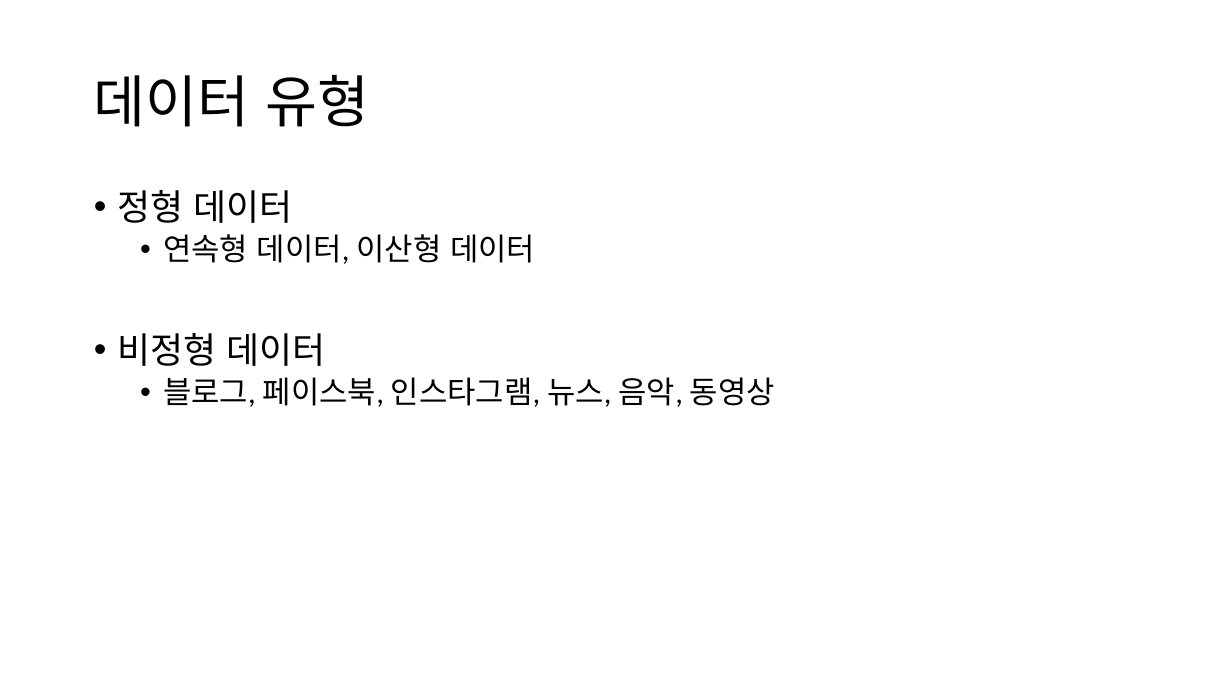
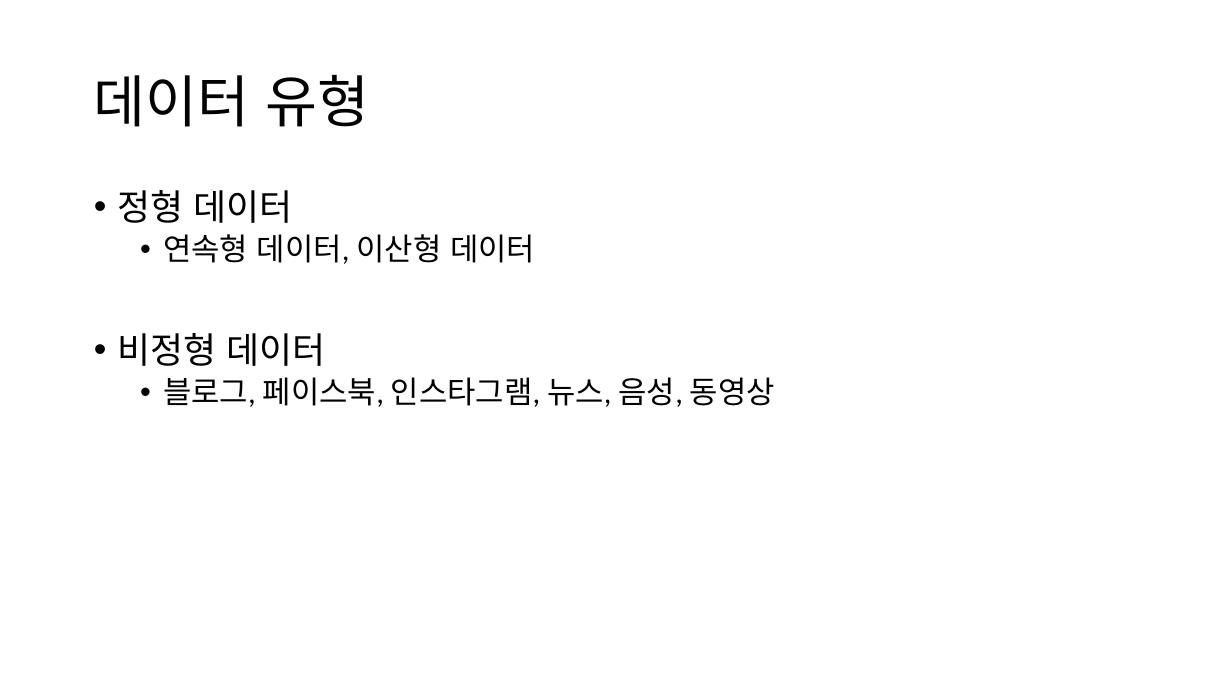
Before and after one commit to SalguAlmond/SalguAlmond, a slide deck: slide 8 of 인공지능 기반의 기업 데이터 분석.pptx. Drawn at 1232x693 pixels with LibreOffice and Linux fonts; fonts in the diff are those of the drawing. Boxes give left, top, right and bottom in pixels: in the first picture for what was removed or moved away, otherwise in the second. Text is boxed around its words. In the diff, an @@ line names an element or a change of style, - is before the commit and + after.

```diff
--- a/인공지능 기반의 기업 데이터 분석.pptx
+++ b/인공지능 기반의 기업 데이터 분석.pptx
@@ text at [163,377,775,407]: text changed @@
-  • 블로그, 페이스북, 인스타그램, 뉴스, 음악, 동영상
+  • 블로그, 페이스북, 인스타그램, 뉴스, 음성, 동영상
```
Also in this commit, not shown: 3 other slides changed, 4 slides added, 1 other file.
